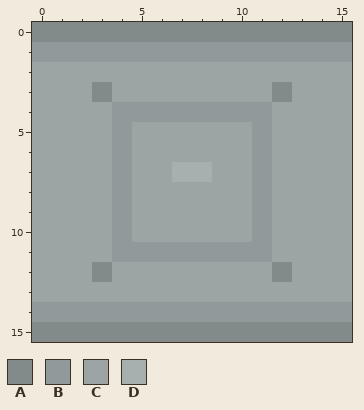
File history of a pixel-art file, src/main/art/machines/block/ctm/machine_titanium/horizontal.aseprite. The picture above is the old version.
16x16 pixels, 1 frame.
Palette (. is transparent): A #838a8a  B #92999a  C #9da4a4  D #a8afaf
Now the later version:
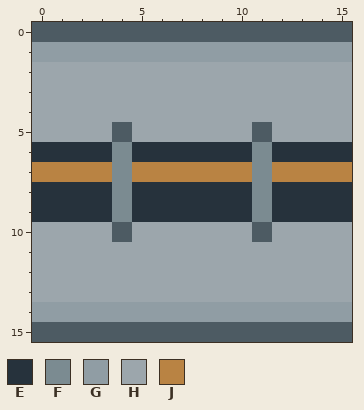
Colours new in this view: E #26323c  F #7b8b91  G #909da4  H #9ca6ac  J #b98343
Diff:
layer "Casing and perimeter" added
layer "Recessed channel and clips" added
layer "Material" removed
layer "Seams and recesses" removed
layer "Hardware and tone variation" removed
Colour A changes from #838a8a to #4d5b63.
Layers "Recessed channel and clips", "Casing and perimeter":
The author changed colour B to colour A in row 5 at x 4 and 11; in row 10 at x 4 and 11.
The author changed colour C to colour E in row 6 at x 0 to 3, 5 to 10 and 12 to 15; in rows 8 to 9 at x 0 to 3, 5 to 10 and 12 to 15.
The author changed colour B to colour F in rows 6 to 9 at x 4 and 11.
The author changed colour B to colour G in row 1 at x 0 to 15; in row 14 at x 0 to 15.
The author changed colour A to colour H in row 3 at x 3 and 12; in row 12 at x 3 and 12.
The author changed colour B to colour H in row 4 at x 4 to 11; in row 11 at x 4 to 11.
The author changed colour C to colour H in row 2 at x 0 to 15; in row 3 at x 0 to 2, 4 to 11 and 13 to 15; in row 4 at x 0 to 3 and 12 to 15; in row 5 at x 0 to 3, 5 to 10 and 12 to 15; in row 10 at x 0 to 3, 5 to 10 and 12 to 15; in row 11 at x 0 to 3 and 12 to 15.
The author changed colour C to colour H in row 12 at x 0 to 2, 4 to 11 and 13 to 15; in row 13 at x 0 to 15.
The author changed colour C to colour J in row 7 at x 0 to 3, 5 to 6, 9 to 10 and 12 to 15.
The author changed colour D to colour J in row 7 at x 7 to 8.
Where, in picture pixels (left, top, right, bottom), the same in both pictures:
changed: (32, 22, 352, 342)
